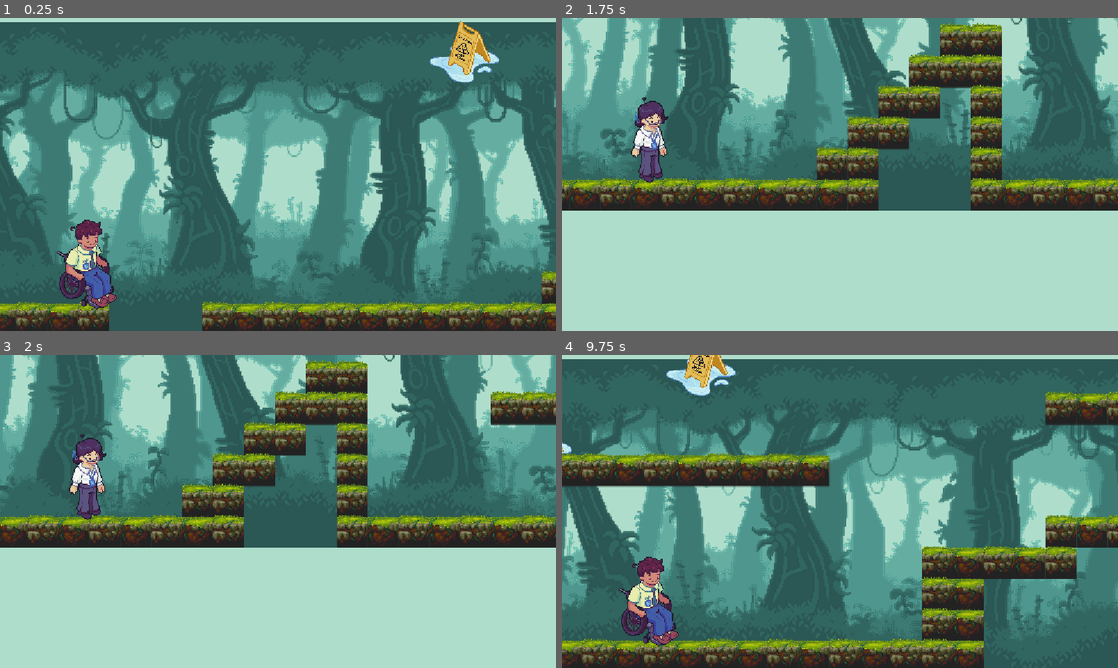
Above: before the commit, frames 1-4 (two rows, left to right).
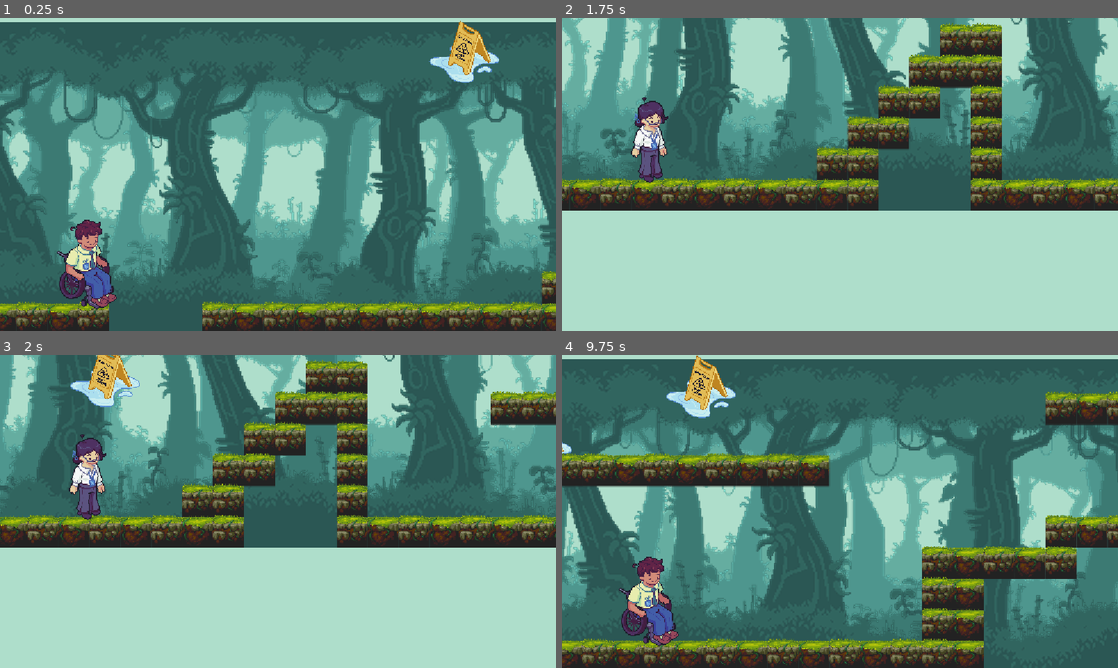
Above: after the commit, the same moments.

Repository: MarkLorens/SeedAcademy
Game: Godot game, scene res://scenes/level_1.tscn
Two runs of this game, one before a commit and one after it. Both use one fixed random seed, a clock stepped at 60 frames per second and the inputs below. This scene is started directly instead of the project's main scene.
Inputs:
- Up to frame 1 (0.25 s): no input
- Up to frame 2 (1.75 s): tap Enter (ui_accept) at 0.5, 0.77, 1.52 s; tap 1 (form_1) at 0.6 s; tap 2 (form_2) at 1.35 s
- Up to frame 3 (2 s): no input
- Up to frame 4 (9.75 s): tap 3 (form_3) every 2.25 s from 2.1 to 8.85 s; tap 1 (form_1) every 2.25 s from 2.85 to 9.6 s; tap Enter (ui_accept) at 3.02, 3.77, 4.52, 6.02, 6.77, 7.52, 9.02 s; tap 2 (form_2) at 3.6, 5.85, 8.1 s

Frames 1-2 are identical in both runs. In frame 3, 1.1% of the frame differs, in the area x 12-26%, y 0-17%; in frame 4, 1.5%, in the area x 18-32%, y 0-21%.

Commit message:
spikes are now falling.

Diff:
--- a/props/hazards/Spikes.tscn
+++ b/props/hazards/Spikes.tscn
@@ -7,7 +7,7 @@
 size = Vector2(100, 92)
 
 [sub_resource type="RectangleShape2D" id="RectangleShape2D_fey80"]
-size = Vector2(334.5, 349.5)
+size = Vector2(128.25, 579.75)
 
 [node name="Spikes" type="Area2D" unique_id=390458500]
 script = ExtResource("1_nunml")
@@ -26,5 +26,5 @@
 [node name="TriggerZone" type="Area2D" parent="." unique_id=1799492291]
 
 [node name="CollisionShape2D" type="CollisionShape2D" parent="TriggerZone" unique_id=603736747]
-position = Vector2(-402, 13)
+position = Vector2(-117.875, 356.125)
 shape = SubResource("RectangleShape2D_fey80")
--- a/scripts/PlayerMovement.gd
+++ b/scripts/PlayerMovement.gd
@@ -7,6 +7,7 @@
 var current_form: FormData
 
 func _ready() -> void:
+	add_to_group("player")
 	$AttackCol.disabled = true
 	set_form(0)
 
--- a/scripts/Spike.gd
+++ b/scripts/Spike.gd
@@ -37,4 +37,5 @@
 			position.y = floor_ray.get_collision_point().y
 
 func _on_body_entered(body: Node2D) -> void:
-	print("haha")
+	if body.is_in_group("player"):
+		print("hit") # Please leave the print as is. I am simply trying if the kill zone works
